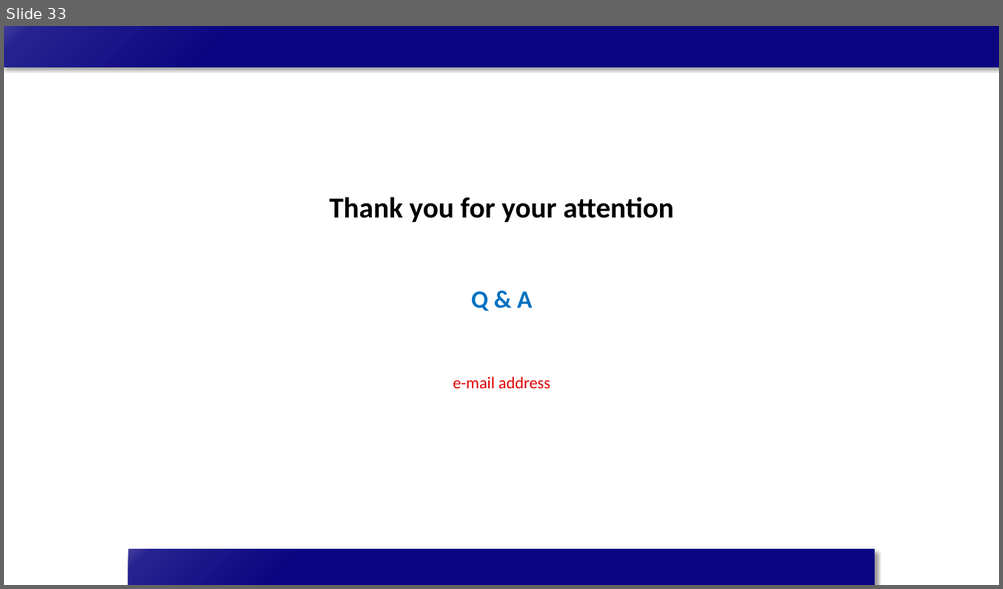
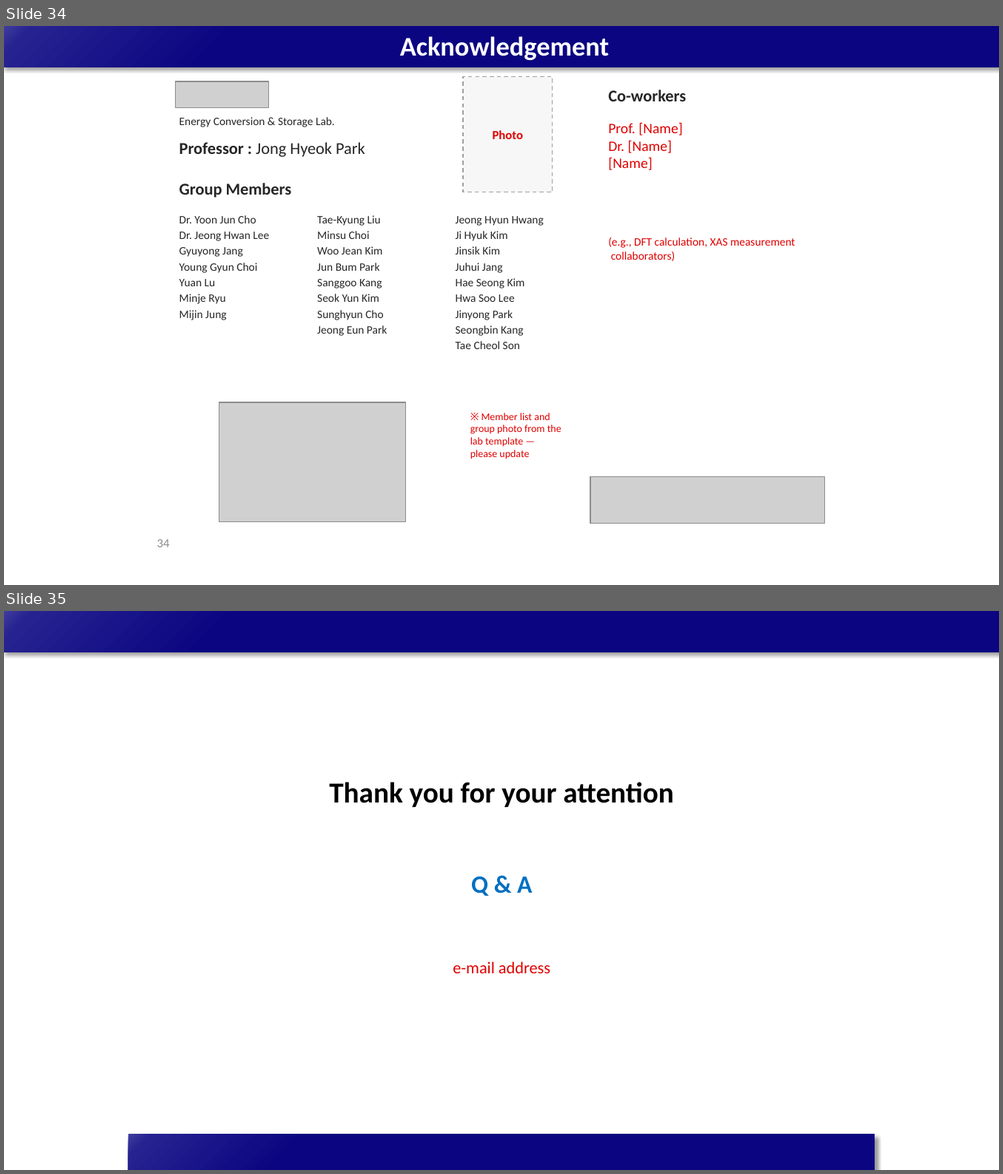
Before and after one commit to limsj0204/letter, a slide deck: 학위논문_디펜스_발표자료.pptx. Shown one above the other, each under a label of ours: slide 33 before the commit, slides 34 and 35 after it. The pictures are 1003x589 and 1003x1174 pixels, drawn with LibreOffice and Linux fonts; fonts in the diff are those of the drawing; grey boxes stand for pictures. Boxes give left, top, right and bottom in pixels: in the first picture for what was removed or moved away, otherwise in the second. Text is boxed around its words. In the diff, an @@ line names an element or a change of style, - is before the commit and + after.

```diff
--- a/학위논문_디펜스_발표자료.pptx
+++ b/학위논문_디펜스_발표자료.pptx
@@ slide 34 added at <box>4,26,999,585</box>, background #FFFFFF; not listed: 1 template element that a slide beside it also shows @@
@@ title added at <box>400,36,609,60</box>, 26 pt, text #FFFFFF, bold @@
+Acknowledgement
@@ picture added at <box>176,82,269,107</box> @@
@@ rectangle added at <box>463,77,552,192</box>, fill #F7F7F7, outline #A0A0A0 1 pt dashed, 12 pt, text #E00000, bold @@
+Photo
@@ text added at <box>608,90,686,101</box>, 16 pt, text #262626, bold @@
+Co-workers
@@ text added at <box>179,117,335,127</box>, 11 pt, text #262626 @@
+Energy Conversion & Storage Lab.
@@ text added at <box>608,122,683,170</box>, 14 pt, text #E00000 @@
+Prof. [Name]
+Dr. [Name]
+[Name]
@@ text added at <box>179,142,365,157</box>, 16 pt, text #262626 @@
+Professor : Jong Hyeok Park
@@ text added at <box>179,183,292,198</box>, 16 pt, text #262626, bold @@
+Group Members
@@ text added at <box>179,215,269,321</box>, 11 pt, text #262626 @@
+Dr. Yoon Jun Cho
+Dr. Jeong Hwan Lee
+Gyuyong Jang
+Young Gyun Choi
+Yuan Lu
+Minje Ryu
+Mijin Jung
@@ text added at <box>317,215,387,336</box>, 11 pt, text #262626 @@
+Tae-Kyung Liu
+Minsu Choi
+Woo Jean Kim
+Jun Bum Park
+Sanggoo Kang
+Seok Yun Kim
+Sunghyun Cho
+Jeong Eun Park
@@ text added at <box>455,216,543,349</box>, 11 pt, text #262626 @@
+Jeong Hyun Hwang
+Ji Hyuk Kim
+Jinsik Kim
+Juhui Jang
+Hae Seong Kim
+Hwa Soo Lee
+Jinyong Park
+Seongbin Kang
+Tae Cheol Son
@@ text added at <box>608,238,795,261</box>, 11 pt, text #E00000 @@
+(e.g., DFT calculation, XAS measurement
+collaborators)
@@ picture added at <box>219,403,405,522</box> @@
@@ text added at <box>470,413,561,460</box>, 10 pt, text #E00000 @@
+※ Member list and
+group photo from the
+lab template —
+please update
@@ picture added at <box>590,477,825,524</box> @@
@@ page number added at <box>157,540,170,548</box>, 12 pt, text #8C8C8C @@
+34
@@ what was slide 33 is now slide 35 @@
```
Also in this commit, not shown: 1 other slide added.
